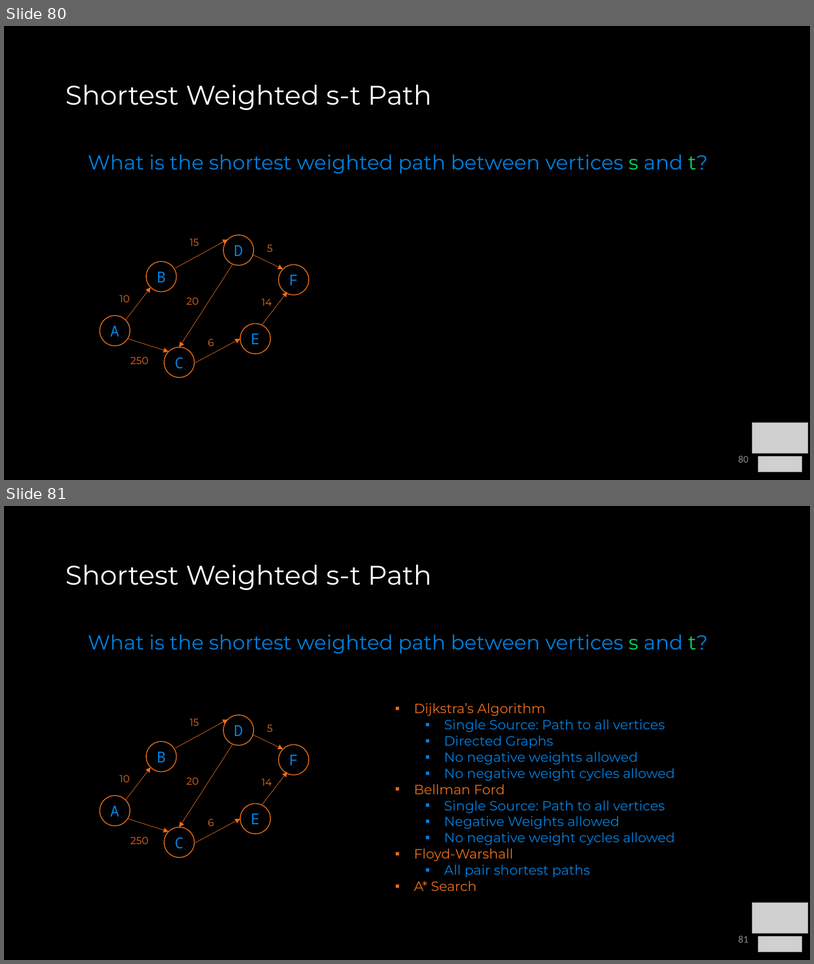
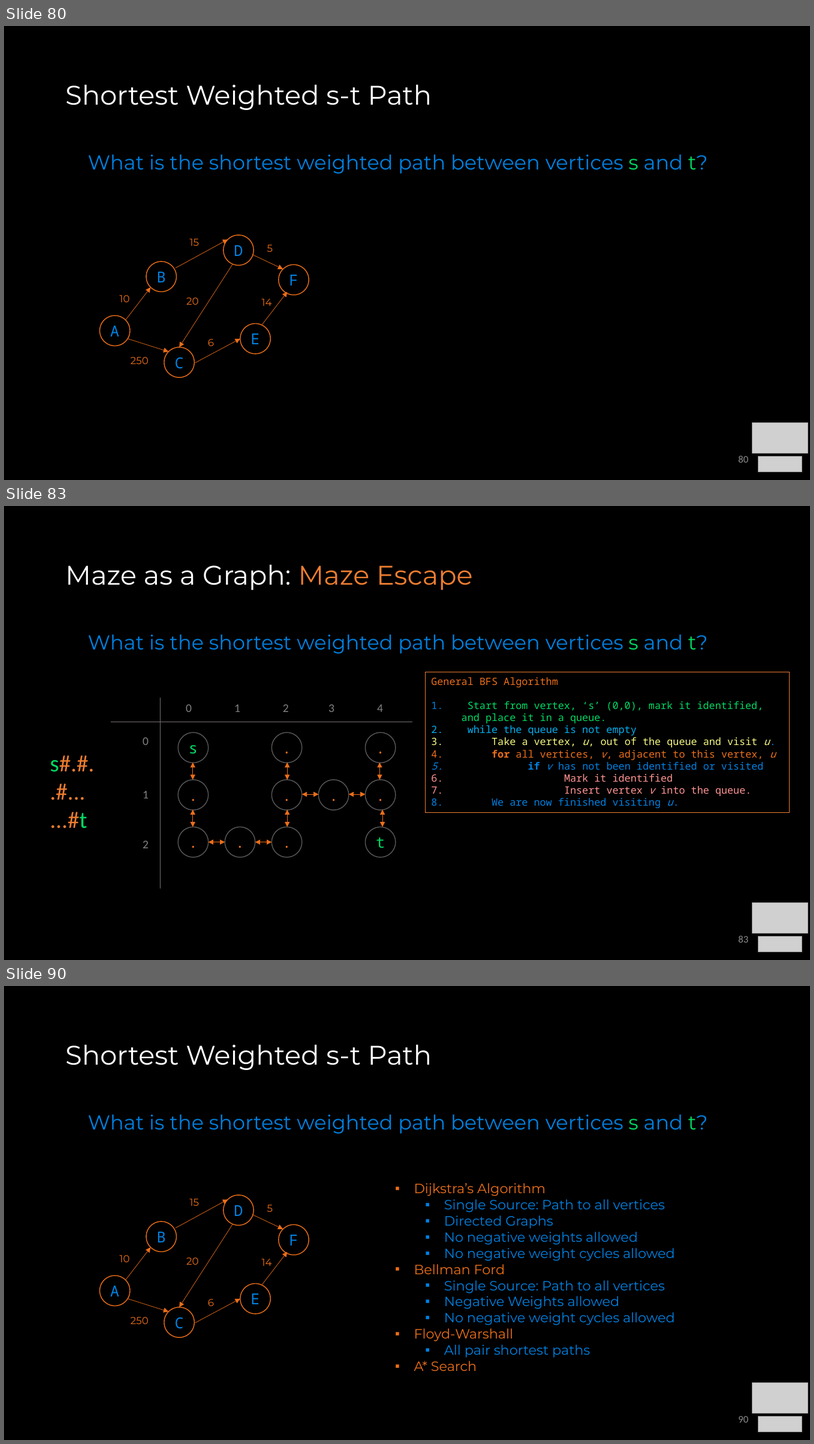
Before and after one commit to COP3530/Instructional-Content, a slide deck: Slides/Slides-PPT/8a - Graph Terminology and Implementation.pptx. Shown one above the other, each under a label of ours: slides 80 and 81 before the commit, slides 80, 83 and 90 after it; the slides between them are not shown. The pictures are 814x964 and 814x1444 pixels, drawn with LibreOffice and Linux fonts; fonts in the diff are those of the drawing; grey boxes stand for pictures. Boxes give left, top, right and bottom in pixels: in the first picture for what was removed or moved away, otherwise in the second. Text is boxed around its words. In the diff, an @@ line names an element or a change of style, - is before the commit and + after.

Commit message:
graph as a maze scaffold added

```diff
--- a/Slides/Slides-PPT/8a - Graph Terminology and Implementation.pptx
+++ b/Slides/Slides-PPT/8a - Graph Terminology and Implementation.pptx
@@ slide 83 added at <box>4,506,810,960</box>, background #000000 @@
@@ title added at <box>65,564,473,590</box>, 32 pt, text #FFFFFF @@
+Maze as a Graph: Maze Escape
@@ text added at <box>88,634,708,654</box>, 24 pt, text #0081E1 @@
+What is the shortest weighted path between vertices s and t?
@@ rectangle added at <box>426,672,790,812</box>, outline #ED7D31 0.75 pt, 12 pt, text #00DA63 @@
+General BFS Algorithm
+1. Start from vertex, ‘s’ (0,0), mark it identified, and place it in a queue.
+2. while the queue is not empty
+3. Take a vertex, u, out of the queue and visit u.
+4. for all vertices, v, adjacent to this vertex, u
+5. if v has not been identified or visited
+6. Mark it identified
+7. Insert vertex v into the queue.
+8. We are now finished visiting u.
@@ group added at <box>50,698,413,888</box>: 11 ellipses, 10 double arrows, 3 texts, 2 lines @@
+s#.#.
+.#...
+...#t
+s
+.
+.
+.
+.
+.
+.
+.
+.
+t
+.
+0
+1
+2
+0 1 2 3 4
@@ picture added at <box>753,902,809,933</box> @@
@@ page number added at <box>738,935,749,942</box>, 12 pt, text #8C8C8C @@
+83
@@ picture added at <box>758,936,803,952</box> @@
@@ what was slide 81 is now slide 90 @@
@@ page number at <box>738,1416,749,1422</box>: text changed @@
-81
+90
```
Also in this commit, not shown: 8 other slides added.
